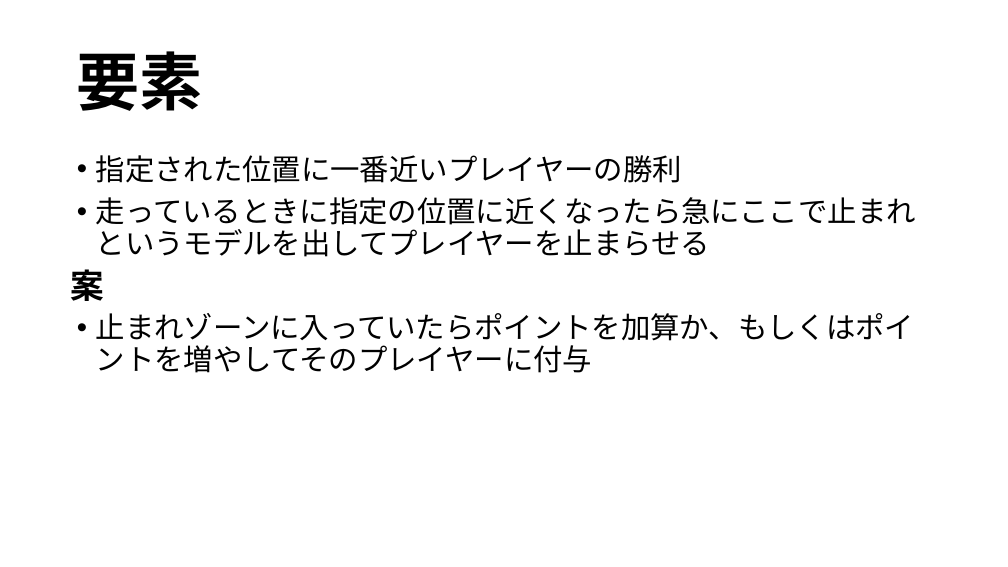
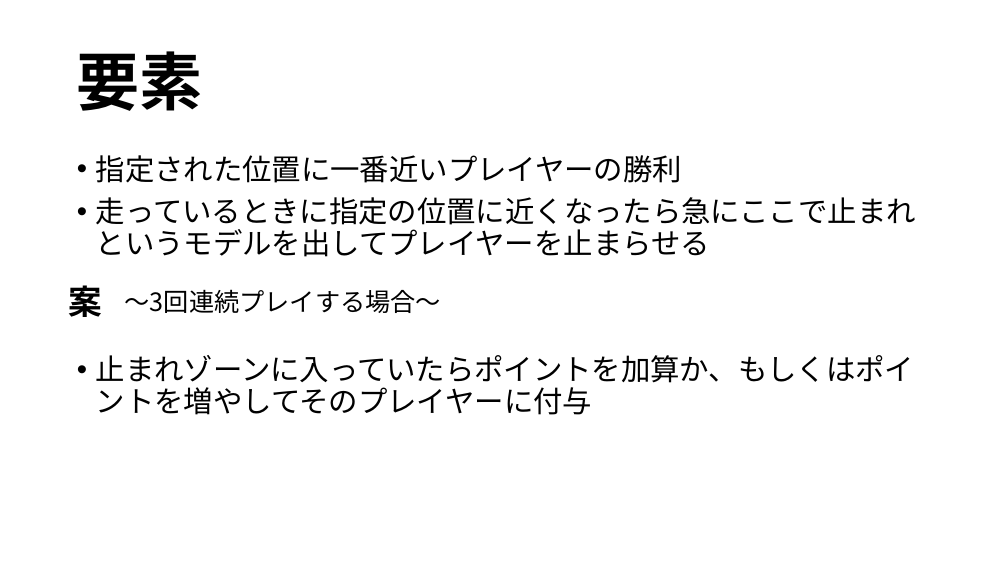
Before and after one commit to MizukiKato0416/sotsugyou_time_kato, a slide deck: slide 2 of 企画書/企画書３.pptx. Drawn at 1008x567 pixels with LibreOffice and Linux fonts; fonts in the diff are those of the drawing. Boxes give left, top, right and bottom in pixels: in the first picture for what was removed or moved away, otherwise in the second. Text is boxed around its words. In the diff, an @@ line names an element or a change of style, - is before the commit and + after.

Commit message:
一応更新

```diff
--- a/企画書/企画書３.pptx
+++ b/企画書/企画書３.pptx
@@ text "指定された位置に一番近いプレイヤーの勝利" rewrapped from [96, 155, 916, 373] to [96, 155, 916, 415] @@
@@ text "案": place and size @@
-text "案" at [70, 269, 104, 301]
+text "案" at [69, 285, 103, 317]
@@ text added at [125, 289, 441, 313], 24 pt, text #000000 @@
+～3回連続プレイする場合～
```
